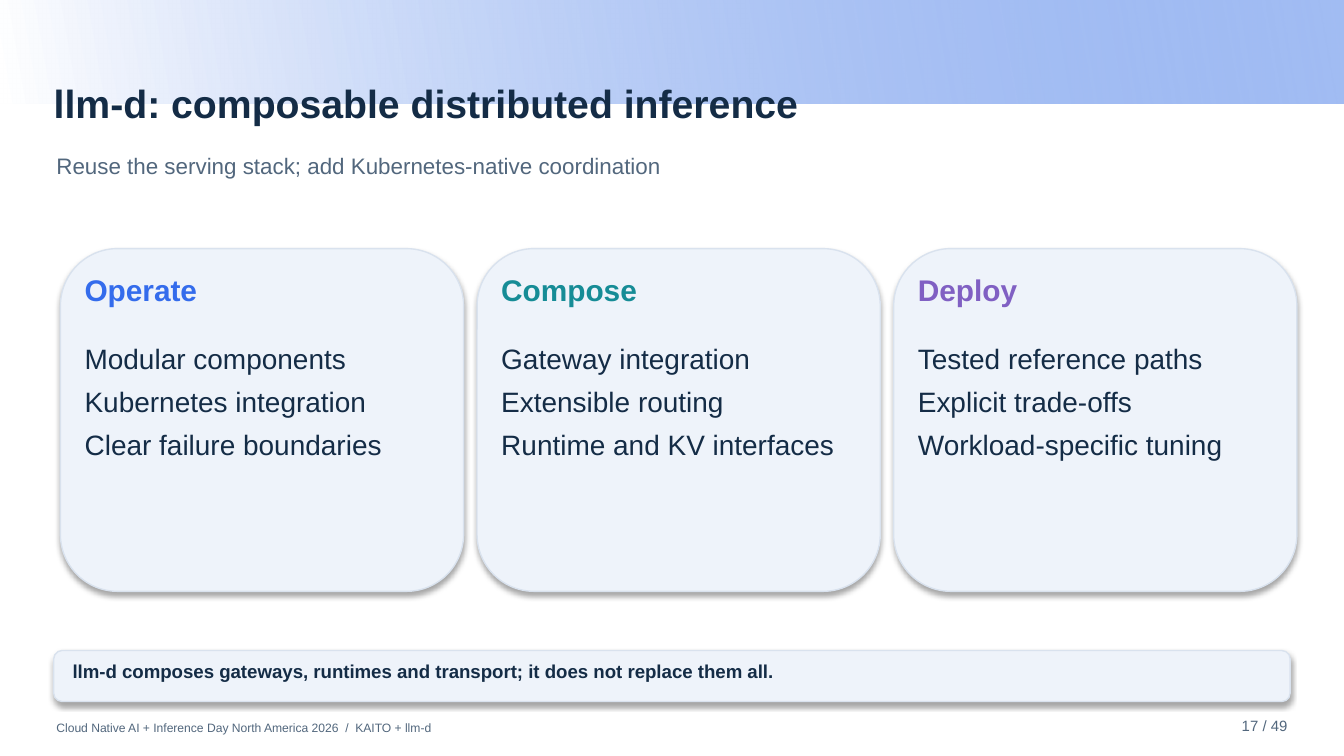
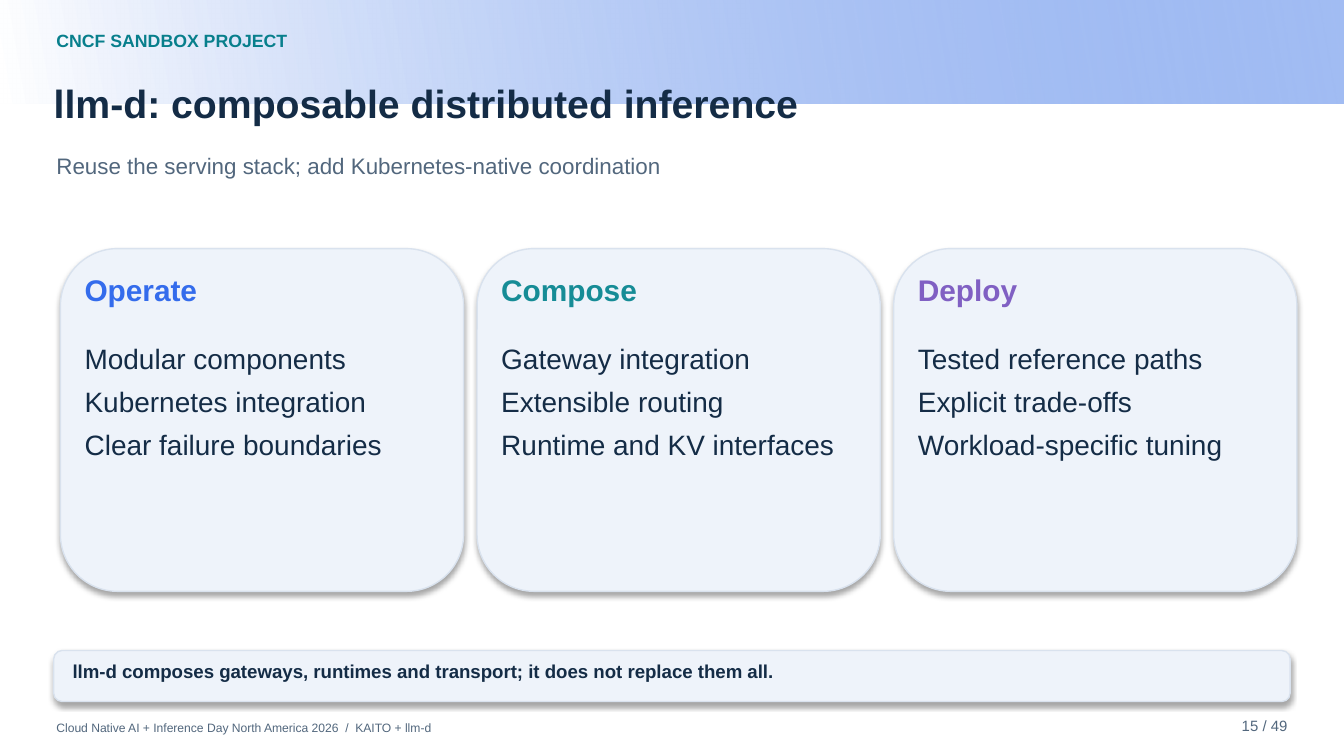
Before and after one commit to andyzhangx/demo, a slide deck: slide 15 of llm/pd-disaggregation/kubecon-na-2026-pd-disaggregation-kaito-llmd.pptx (slide 17 before the commit). Drawn at 1344x756 pixels with LibreOffice and Linux fonts; fonts in the diff are those of the drawing; background and template pictures are left out. Boxes give left, top, right and bottom in pixels: in the first picture for what was removed or moved away, otherwise in the second. Text is boxed around its words. In the diff, an @@ line names an element or a change of style, - is before the commit and + after.

```diff
--- a/llm/pd-disaggregation/kubecon-na-2026-pd-disaggregation-kaito-llmd.pptx
+++ b/llm/pd-disaggregation/kubecon-na-2026-pd-disaggregation-kaito-llmd.pptx
@@ text added at (56, 34, 288, 47), 9.5 pt, text #087F8C, bold @@
+CNCF SANDBOX PROJECT
@@ text at (1242, 720, 1288, 731): text changed @@
-17 / 49
+15 / 49
```
Also in this commit, not shown: 10 other slides changed.
